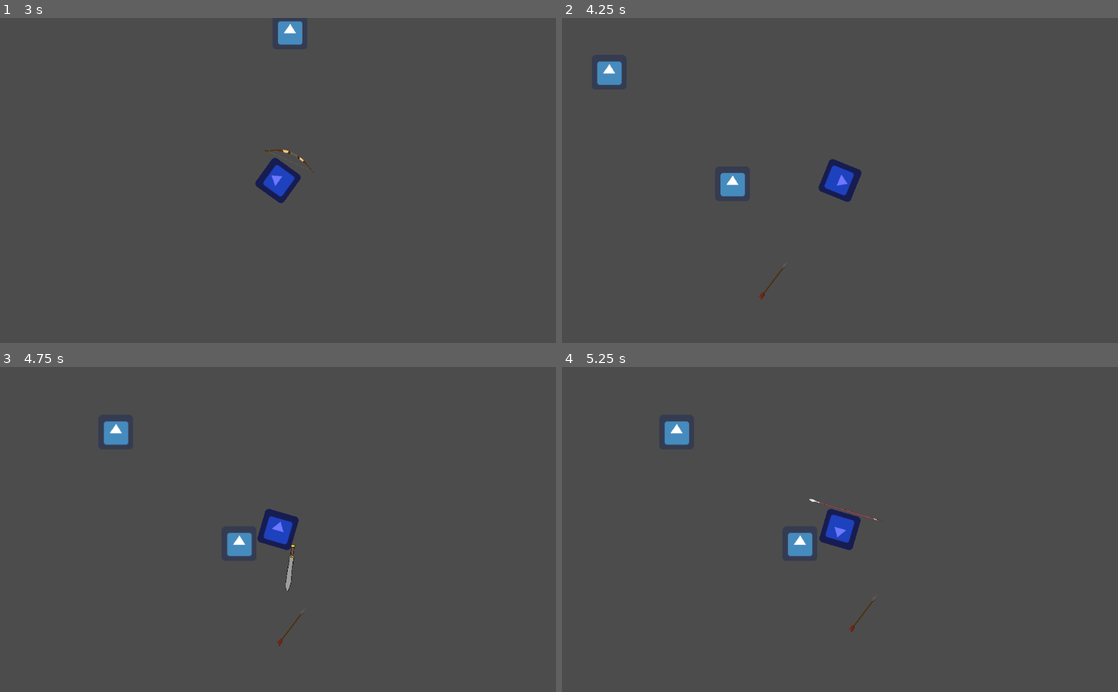
Above: before the commit, frames 1-4 (two rows, left to right).
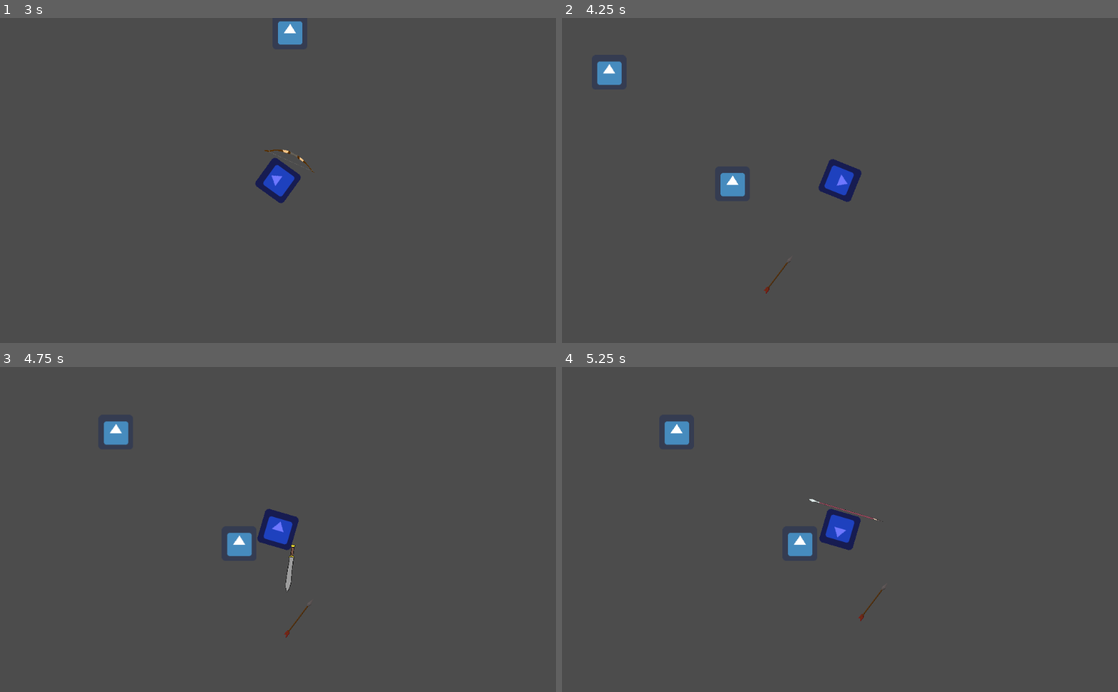
Above: after the commit, the same moments.

Repository: hamzasclone2/untitled-pokemon-game
Game: Godot game, scene res://Scenes/MainMenu.tscn
The game is run twice, just before and just after one commit, with the same random seed, the same clock (stepped at 60 frames per second) and the same inputs. The engine's default icon, where the game draws it, is replaced by a stand-in: a white triangle on a blue panel in a dark square.
Inputs (mouse positions are in pixels of both pictures, inside the frame that each line leads up to):
- Up to frame 1 (3 s): click "Play" at 0.5 s; tap Enter at 1.25 s; move the mouse to (400, 164) at 1.27 s; hold D (right) 1.28-2.03 s; click (400, 164) at 1.35 s; move the mouse to (166, 196) at 2.02 s; hold S (down) 2.03-2.78 s; click (166, 196) at 2.1 s; move the mouse to (333, 109) at 2.77 s; hold D (right) from 2.78 s (still down); tap Mouse wheel down (scrollWheelDown) at 2.85 s
- Up to frame 2 (4.25 s): click (895, 109) at 3.05 s; move the mouse to (812, 245) at 3.52 s; release D (right) at 3.53 s; hold W (up) from 3.53 s (still down); tap Mouse wheel up (scrollWheelUp) at 3.6 s; click (812, 245) at 3.8 s
- Up to frame 3 (4.75 s): move the mouse to (444, 578) at 4.27 s; release W (up) at 4.28 s; hold A (left) from 4.28 s (still down); tap 1 (slot 1) at 4.35 s; click (444, 578) at 4.55 s
- Up to frame 4 (5.25 s): keep holding A (left); move the mouse to (673, 480) at 5.02 s; tap 2 (slot 2) at 5.1 s

Frame 1 is identical in both runs. In frame 2, less than 0.1% of the frame differs, in the area x 35-41%, y 75-87%; in frame 3, less than 0.1%; in frame 4, less than 0.1%, in the area x 51-58%, y 68-82%.

Commit message:
Added more arrow functionality

Diff:
--- a/Scenes/Arrow.gd
+++ /dev/null
@@ -1,12 +0,0 @@
-extends Node2D
-
-var loc_dir = Vector2()
-
-func set_dir(dir: Vector2):
-	loc_dir = dir
-
-func _process(delta):
-	var speed_x = loc_dir.x
-	var speed_y = loc_dir.y
-	var motion = Vector2(speed_x, speed_y) * 50
-	set_position(get_position() + motion * delta)
--- a/Scenes/Arrow.tscn
+++ b/Scenes/Arrow.tscn
@@ -1,7 +1,10 @@
-[gd_scene load_steps=3 format=2]
+[gd_scene load_steps=4 format=2]
 
 [ext_resource path="res://Images/arrow.png.png" type="Texture" id=1]
-[ext_resource path="res://Scenes/Arrow.gd" type="Script" id=2]
+[ext_resource path="res://Scripts/Arrow.gd" type="Script" id=2]
+
+[sub_resource type="CapsuleShape2D" id=1]
+height = 69.5886
 
 [node name="Arrow" type="Node2D"]
 script = ExtResource( 2 )
@@ -14,7 +17,17 @@
 scale = Vector2( 0.05, 0.05 )
 texture = ExtResource( 1 )
 
-[node name="Area2D" type="Area2D" parent="."]
+[node name="ArrowTip" type="Area2D" parent="."]
 
-[node name="CollisionPolygon2D" type="CollisionPolygon2D" parent="Area2D"]
+[node name="CollisionPolygon2D" type="CollisionPolygon2D" parent="ArrowTip"]
 polygon = PoolVector2Array( 19.9213, -24.9984, 31.5428, -31.3696, 25.6436, -20.338 )
+
+[node name="Pickup" type="Area2D" parent="."]
+
+[node name="CollisionShape2D" type="CollisionShape2D" parent="Pickup"]
+position = Vector2( -0.471954, -1.17984 )
+rotation = 0.817718
+shape = SubResource( 1 )
+
+[connection signal="body_entered" from="ArrowTip" to="." method="_on_ArrowTip_body_entered"]
+[connection signal="body_entered" from="Pickup" to="." method="_on_Pickup_body_entered"]
--- a/Scenes/Bow.gd
+++ b/Scenes/Bow.gd
@@ -13,11 +13,7 @@
 	arrow.set_rotation(get_parent().get_global_rotation() + (45 * PI/180))
 	var dir1: float = get_global_mouse_position().x - arrow.get_global_position().x
 	var dir2: float = get_global_mouse_position().y - arrow.get_global_position().y
-	print (dir1)
-	print (dir2)
 	var dirmax: float = max(abs(dir1), abs(dir2))
-	print (dirmax)
-	print ("---------------------")
 
 	dir1 = dir1 / dirmax
 	dir2 = dir2 / dirmax
--- /dev/null
+++ b/Scripts/Arrow.gd
@@ -0,0 +1,37 @@
+extends Node2D
+
+var loc_dir = Vector2()
+
+var arrow_range = 250
+#Do we want this range to be based on the motion or raw data from loc_dir.
+#It's currently set up the second way.
+
+var dir_hyp = 0
+
+var on_floor = false
+
+func set_dir(dir: Vector2):
+	loc_dir = dir
+
+func _physics_process(_delta):
+	var speed_x = loc_dir.x
+	var speed_y = loc_dir.y
+	var motion = Vector2(speed_x, speed_y)
+	set_position(get_position() + motion)
+	dir_hyp = dir_hyp + sqrt((speed_x * speed_x) + (speed_y * speed_y))
+	if dir_hyp > arrow_range:
+		on_floor = true
+		set_physics_process(false)
+
+
+
+func _on_Pickup_body_entered(body):
+	print (body.name, " ", on_floor)
+	if on_floor == true && body.name == "Player":
+		print ("Picked Up")
+		queue_free()
+
+
+func _on_ArrowTip_body_entered(body):
+	if body.name != "Player":
+		body.take_damage(100)
